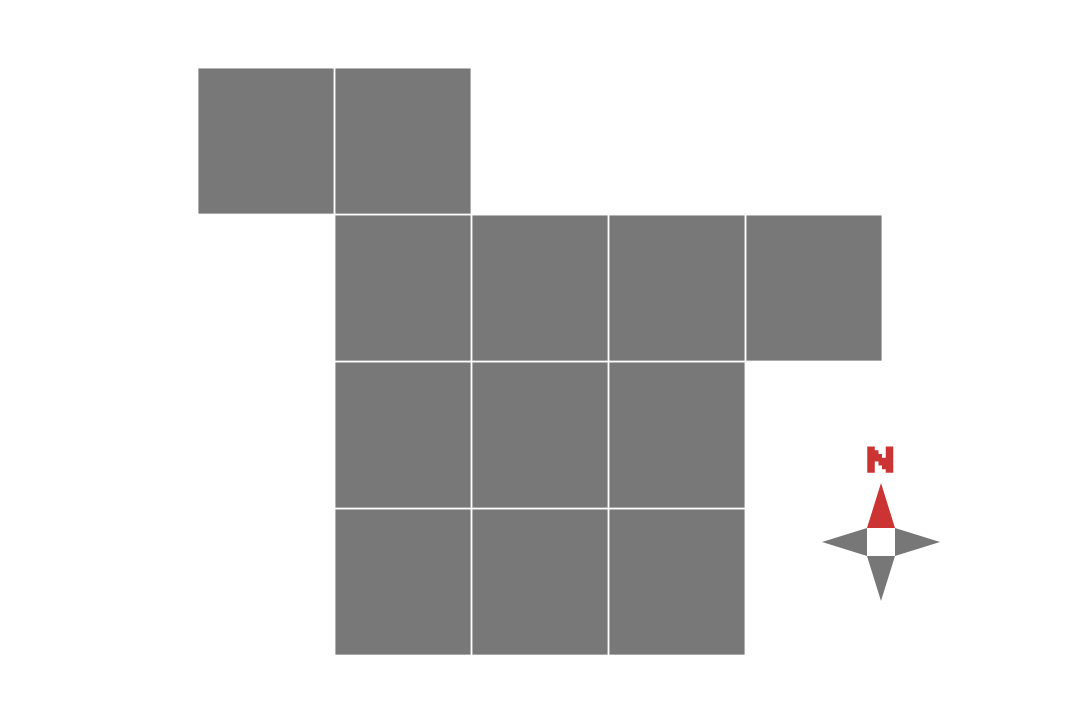
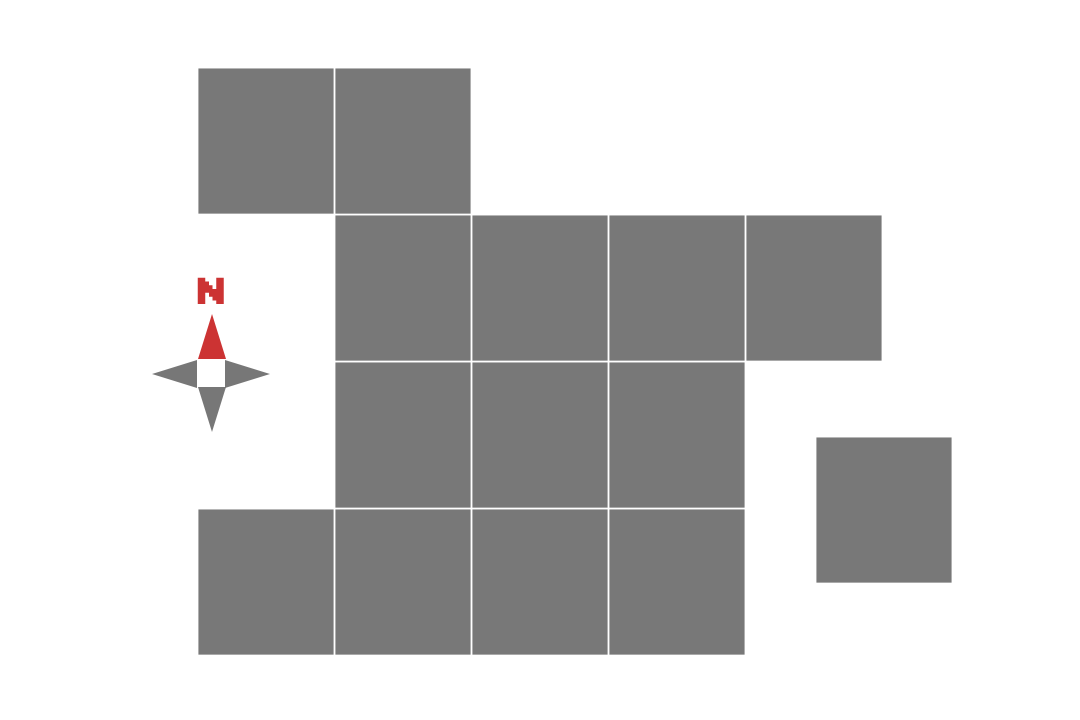
The second (1080, 720) image is a revision of the first. Changes to its layers:
painted on "Triangle 1 copy 3" over [198, 387, 895, 601]
painted on "Triangle 1 copy 2" over [152, 360, 867, 556]
painted on "Triangle 1 copy" over [225, 360, 940, 556]
painted on "Triangle 1" over [198, 314, 895, 528]
painted on "n" over [197, 277, 894, 473]
added layer "Rectangle 2 copy 22" in group "Group 1 copy 2" over [816, 437, 952, 584]
added layer "Rectangle 2 copy 19" in group "Group 1 copy 2" over [198, 509, 334, 655]
added layer "Rectangle 2 copy 21" (53%) in group "Group 1 copy" over [816, 437, 952, 584]
added layer "Rectangle 2 copy 20" (53%) in group "Group 1 copy" over [198, 509, 334, 655]
